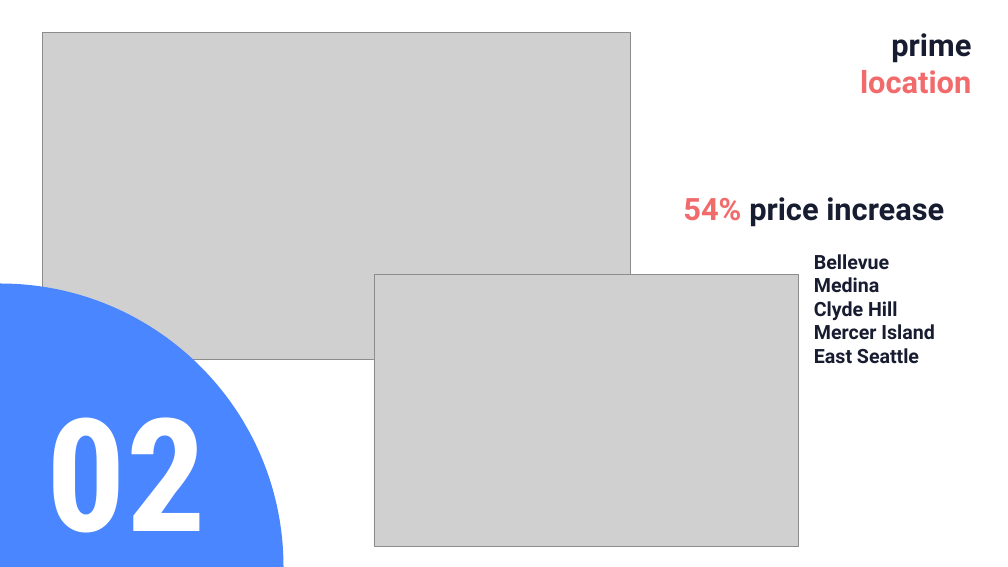
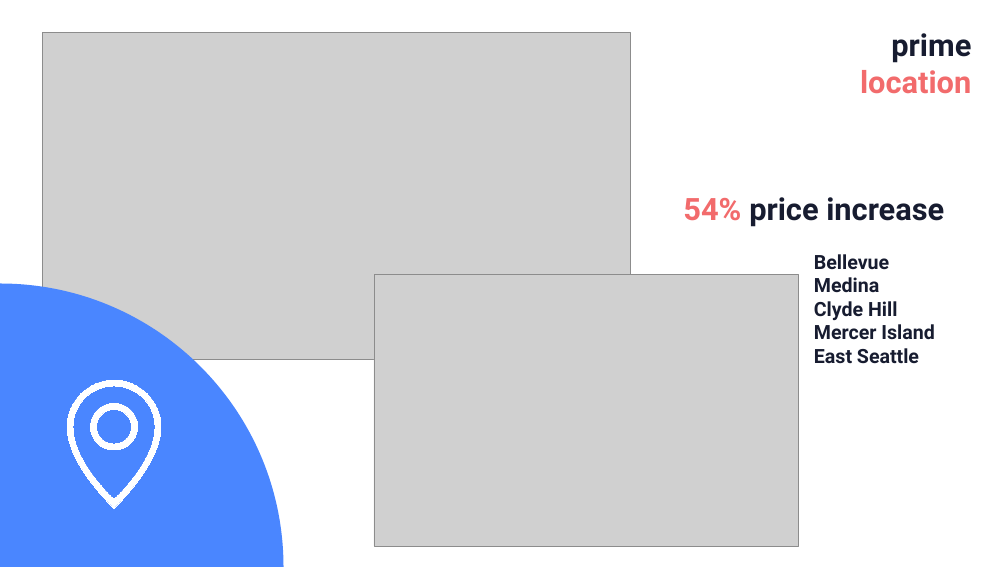
Before and after one commit to bartomolina/dsmod1project, a slide deck: slide 7 of presentation.pptx (slide 8 before the commit). Drawn at 1008x567 pixels with LibreOffice and Linux fonts; fonts in the diff are those of the drawing; grey boxes stand for pictures. Boxes give left, top, right and bottom in pixels: in the first picture for what was removed or moved away, otherwise in the second. Text is boxed around its words. In the diff, an @@ line names an element or a change of style, - is before the commit and + after.

```diff
--- a/presentation.pptx
+++ b/presentation.pptx
@@ freeform shape added at box(67, 380, 161, 508), fill #FFFFFF, outline #FFFFFF 0.75 pt @@
@@ text removed at box(47, 417, 206, 533) @@
-02
```
Also in this commit, not shown: 6 other slides changed, 1 slide removed.
